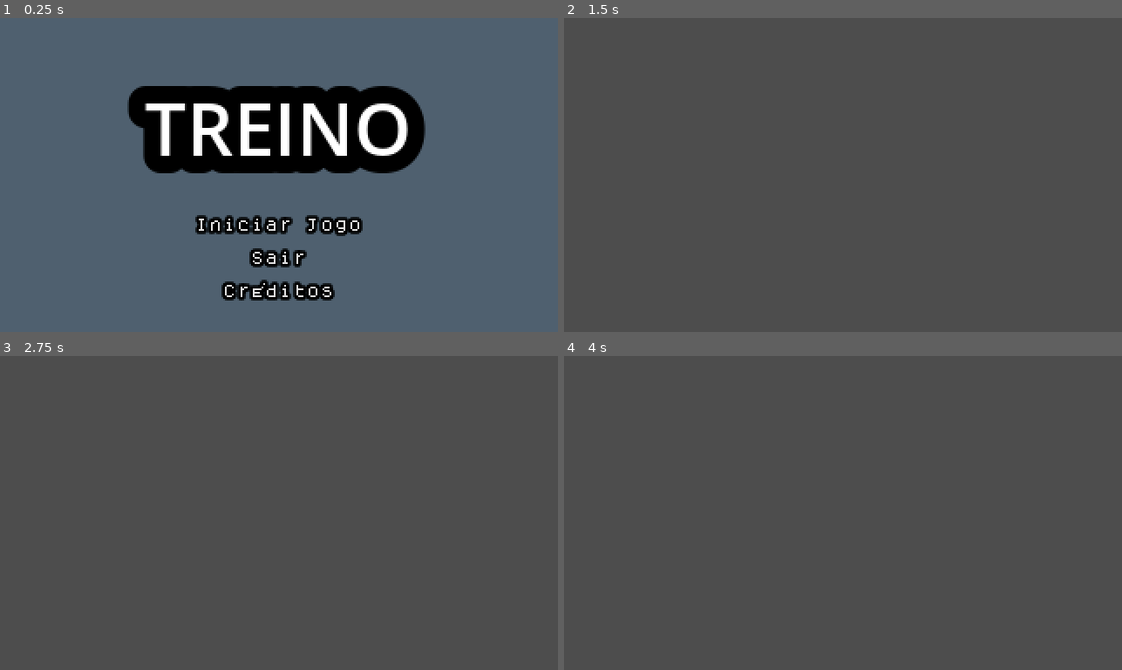
Above: before the commit, frames 1-4 (two rows, left to right).
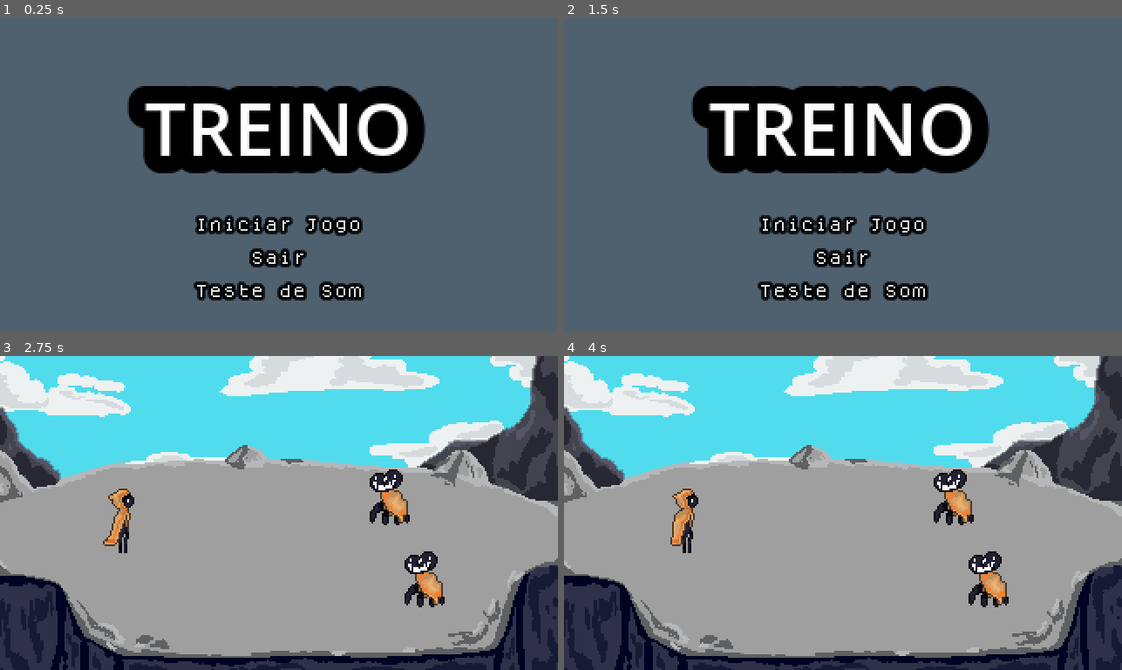
Above: after the commit, the same moments.

Repository: Kadu100C/Treino-jogo-de-turno-kjg
Game: Godot game, scene res://Scenes/tela_inicial.tscn
The game is run twice, just before and just after one commit, with the same random seed, the same clock (stepped at 60 frames per second) and the same inputs.
Inputs (mouse positions are in pixels of both pictures, inside the frame that each line leads up to):
- Up to frame 1 (0.25 s): no input
- Up to frame 2 (1.5 s): click "Créditos" (after the commit: "Teste de Som") at 0.5 s; click (843, 303) at 1.25 s, where only the run after the commit has a clickable "voltar"
- Up to frame 3 (2.75 s): click (279, 563) at 2 s, where only the run after the commit has a clickable "Iniciar Jogo"
- Up to frame 4 (4 s): no input

The runs differ from the first frame. In frame 1, 1.2% of the frame differs, in the area x 34-66%, y 83-90%; in frame 2, 99%, in the area x 0-100%, y 0-100%; in frame 3, 95%; in frame 4, 95%.

Commit message:
sprite do inimigo adicionado

Diff:
--- a/Scenes/I.tscn
+++ b/Scenes/I.tscn
@@ -210,6 +210,7 @@
 sprite_frames = SubResource("SpriteFrames_ghd1d")
 animation = &"idle"
 autoplay = "idle"
+frame_progress = 0.64409584
 
 [node name="CollisionShape2D" type="CollisionShape2D" parent="."]
 position = Vector2(0, 5)
--- a/Scenes/batalha.tscn
+++ b/Scenes/batalha.tscn
@@ -6,6 +6,7 @@
 [ext_resource type="PackedScene" uid="uid://o2ndio2d53ji" path="res://Scenes/I.tscn" id="4_w77qu"]
 [ext_resource type="Texture2D" uid="uid://d3ikbleewh4l7" path="res://Sprites/I sprite death.png" id="5_ieg8j"]
 [ext_resource type="PackedScene" uid="uid://cac4oai7s6ou2" path="res://Scenes/pause.tscn" id="6_u5k4c"]
+[ext_resource type="PackedScene" uid="uid://cqxklvbfyiakr" path="res://Scenes/inimigo.tscn" id="7_xkapm"]
 
 [node name="batalha" type="Node2D"]
 script = ExtResource("1_3fqmh")
@@ -21,13 +22,21 @@
 texture = ExtResource("3_h366l")
 
 [node name="I" parent="." instance=ExtResource("4_w77qu")]
-visible = false
 position = Vector2(70, 91)
 
 [node name="bruh" type="Sprite2D" parent="."]
+visible = false
 position = Vector2(74, 92)
 scale = Vector2(1.625, 1)
 texture = ExtResource("5_ieg8j")
 
+[node name="inimigos" type="Node" parent="."]
+
+[node name="inimigo2" parent="inimigos" instance=ExtResource("7_xkapm")]
+position = Vector2(221, 74)
+
+[node name="inimigo" parent="inimigos" instance=ExtResource("7_xkapm")]
+position = Vector2(241, 121)
+
 [node name="pause" parent="." instance=ExtResource("6_u5k4c")]
 visible = false
--- /dev/null
+++ b/Scenes/inimigo.tscn
@@ -0,0 +1,226 @@
+[gd_scene load_steps=31 format=3 uid="uid://cqxklvbfyiakr"]
+
+[ext_resource type="Texture2D" uid="uid://dkfllv8klojad" path="res://Sprites/inimigo sprite big shot-Sheet.png" id="1_1vr66"]
+[ext_resource type="Texture2D" uid="uid://bfljd48jjan5" path="res://Sprites/inimigo sprite idle-Sheet.png" id="1_nj8y5"]
+[ext_resource type="Texture2D" uid="uid://bubdkkw0sili7" path="res://Sprites/inimigo sprite damage-Sheet.png" id="2_qpp8r"]
+[ext_resource type="Texture2D" uid="uid://da77ns033cm28" path="res://Sprites/inimigo sprite morto-Sheet.png" id="3_fokg4"]
+[ext_resource type="Texture2D" uid="uid://bpwpej6ukt50w" path="res://Sprites/inimigo sprite attack-Sheet.png" id="5_gb7r5"]
+
+[sub_resource type="AtlasTexture" id="AtlasTexture_qpp8r"]
+atlas = ExtResource("1_1vr66")
+region = Rect2(0, 0, 48, 48)
+
+[sub_resource type="AtlasTexture" id="AtlasTexture_fokg4"]
+atlas = ExtResource("1_1vr66")
+region = Rect2(48, 0, 48, 48)
+
+[sub_resource type="AtlasTexture" id="AtlasTexture_gb7r5"]
+atlas = ExtResource("1_1vr66")
+region = Rect2(96, 0, 48, 48)
+
+[sub_resource type="AtlasTexture" id="AtlasTexture_lmfak"]
+atlas = ExtResource("1_1vr66")
+region = Rect2(0, 48, 48, 48)
+
+[sub_resource type="AtlasTexture" id="AtlasTexture_hquc0"]
+atlas = ExtResource("1_1vr66")
+region = Rect2(48, 48, 48, 48)
+
+[sub_resource type="AtlasTexture" id="AtlasTexture_77tmc"]
+atlas = ExtResource("1_1vr66")
+region = Rect2(96, 48, 48, 48)
+
+[sub_resource type="AtlasTexture" id="AtlasTexture_v1a2k"]
+atlas = ExtResource("1_1vr66")
+region = Rect2(0, 96, 48, 48)
+
+[sub_resource type="AtlasTexture" id="AtlasTexture_ar8p1"]
+atlas = ExtResource("1_1vr66")
+region = Rect2(48, 96, 48, 48)
+
+[sub_resource type="AtlasTexture" id="AtlasTexture_fads8"]
+atlas = ExtResource("2_qpp8r")
+region = Rect2(0, 0, 48, 48)
+
+[sub_resource type="AtlasTexture" id="AtlasTexture_w1nwj"]
+atlas = ExtResource("2_qpp8r")
+region = Rect2(48, 0, 48, 48)
+
+[sub_resource type="AtlasTexture" id="AtlasTexture_aooml"]
+atlas = ExtResource("2_qpp8r")
+region = Rect2(96, 0, 48, 48)
+
+[sub_resource type="AtlasTexture" id="AtlasTexture_cxpdy"]
+atlas = ExtResource("2_qpp8r")
+region = Rect2(144, 0, 48, 48)
+
+[sub_resource type="AtlasTexture" id="AtlasTexture_7gffb"]
+atlas = ExtResource("2_qpp8r")
+region = Rect2(192, 0, 48, 48)
+
+[sub_resource type="AtlasTexture" id="AtlasTexture_btvg8"]
+atlas = ExtResource("2_qpp8r")
+region = Rect2(240, 0, 48, 48)
+
+[sub_resource type="AtlasTexture" id="AtlasTexture_4o3fp"]
+atlas = ExtResource("3_fokg4")
+region = Rect2(0, 0, 48, 48)
+
+[sub_resource type="AtlasTexture" id="AtlasTexture_1vr66"]
+atlas = ExtResource("1_nj8y5")
+region = Rect2(0, 0, 48, 48)
+
+[sub_resource type="AtlasTexture" id="AtlasTexture_8p8dk"]
+atlas = ExtResource("1_nj8y5")
+region = Rect2(48, 0, 48, 48)
+
+[sub_resource type="AtlasTexture" id="AtlasTexture_ayero"]
+atlas = ExtResource("1_nj8y5")
+region = Rect2(96, 0, 48, 48)
+
+[sub_resource type="AtlasTexture" id="AtlasTexture_lbl86"]
+atlas = ExtResource("5_gb7r5")
+region = Rect2(0, 0, 48, 48)
+
+[sub_resource type="AtlasTexture" id="AtlasTexture_lly7b"]
+atlas = ExtResource("5_gb7r5")
+region = Rect2(48, 0, 48, 48)
+
+[sub_resource type="AtlasTexture" id="AtlasTexture_4lccv"]
+atlas = ExtResource("5_gb7r5")
+region = Rect2(96, 0, 48, 48)
+
+[sub_resource type="AtlasTexture" id="AtlasTexture_qxto5"]
+atlas = ExtResource("5_gb7r5")
+region = Rect2(0, 48, 48, 48)
+
+[sub_resource type="AtlasTexture" id="AtlasTexture_gntka"]
+atlas = ExtResource("5_gb7r5")
+region = Rect2(48, 48, 48, 48)
+
+[sub_resource type="SpriteFrames" id="SpriteFrames_qpp8r"]
+animations = [{
+"frames": [{
+"duration": 1.0,
+"texture": SubResource("AtlasTexture_qpp8r")
+}, {
+"duration": 1.0,
+"texture": SubResource("AtlasTexture_fokg4")
+}, {
+"duration": 1.0,
+"texture": SubResource("AtlasTexture_gb7r5")
+}, {
+"duration": 1.0,
+"texture": SubResource("AtlasTexture_lmfak")
+}, {
+"duration": 1.0,
+"texture": SubResource("AtlasTexture_hquc0")
+}, {
+"duration": 1.0,
+"texture": SubResource("AtlasTexture_77tmc")
+}, {
+"duration": 1.0,
+"texture": SubResource("AtlasTexture_v1a2k")
+}, {
+"duration": 1.0,
+"texture": SubResource("AtlasTexture_ar8p1")
+}, {
+"duration": 1.0,
+"texture": SubResource("AtlasTexture_qpp8r")
+}],
+"loop": false,
+"name": &"big_shot",
+"speed": 5.0
+}, {
+"frames": [{
+"duration": 1.0,
+"texture": SubResource("AtlasTexture_fads8")
+}, {
+"duration": 1.0,
+"texture": SubResource("AtlasTexture_w1nwj")
+}, {
+"duration": 1.0,
+"texture": SubResource("AtlasTexture_aooml")
+}, {
+"duration": 1.0,
+"texture": SubResource("AtlasTexture_cxpdy")
+}, {
+"duration": 1.0,
+"texture": SubResource("AtlasTexture_7gffb")
+}, {
+"duration": 1.0,
+"texture": SubResource("AtlasTexture_btvg8")
+}],
+"loop": false,
+"name": &"enemy_damge",
+"speed": 5.0
+}, {
+"frames": [{
+"duration": 1.0,
+"texture": SubResource("AtlasTexture_4o3fp")
+}],
+"loop": false,
+"name": &"enemy_death",
+"speed": 5.0
+}, {
+"frames": [{
+"duration": 1.0,
+"texture": SubResource("AtlasTexture_1vr66")
+}, {
+"duration": 1.0,
+"texture": SubResource("AtlasTexture_8p8dk")
+}, {
+"duration": 1.0,
+"texture": SubResource("AtlasTexture_ayero")
+}],
+"loop": true,
+"name": &"enemy_idle",
+"speed": 2.0
+}, {
+"frames": [{
+"duration": 1.0,
+"texture": SubResource("AtlasTexture_lbl86")
+}, {
+"duration": 1.0,
+"texture": SubResource("AtlasTexture_lly7b")
+}, {
+"duration": 1.0,
+"texture": SubResource("AtlasTexture_4lccv")
+}, {
+"duration": 1.0,
+"texture": SubResource("AtlasTexture_qxto5")
+}, {
+"duration": 1.0,
+"texture": SubResource("AtlasTexture_qxto5")
+}, {
+"duration": 1.0,
+"texture": SubResource("AtlasTexture_qxto5")
+}, {
+"duration": 1.0,
+"texture": SubResource("AtlasTexture_qxto5")
+}, {
+"duration": 1.0,
+"texture": SubResource("AtlasTexture_gntka")
+}, {
+"duration": 1.0,
+"texture": SubResource("AtlasTexture_lbl86")
+}],
+"loop": false,
+"name": &"little_shot",
+"speed": 5.0
+}]
+
+[sub_resource type="RectangleShape2D" id="RectangleShape2D_qpp8r"]
+size = Vector2(19, 31)
+
+[node name="inimigo" type="CharacterBody2D"]
+
+[node name="AnimatedSprite2D" type="AnimatedSprite2D" parent="."]
+sprite_frames = SubResource("SpriteFrames_qpp8r")
+animation = &"enemy_idle"
+autoplay = "enemy_idle"
+frame_progress = 0.21887
+
+[node name="CollisionShape2D" type="CollisionShape2D" parent="."]
+position = Vector2(1.5, 6.5)
+shape = SubResource("RectangleShape2D_qpp8r")
--- a/Scenes/tela_creditos.tscn
+++ b/Scenes/tela_creditos.tscn
@@ -1,3 +1,58 @@
-[gd_scene format=3 uid="uid://2bt885xob4r1"]
+[gd_scene load_steps=5 format=3 uid="uid://2bt885xob4r1"]
+
+[ext_resource type="Script" uid="uid://m1v131ld7cdo" path="res://Scripts/tela_creditos.gd" id="1_udj3c"]
+[ext_resource type="Texture2D" uid="uid://n2cfvpfdt1os" path="res://Sprites/apamton.jpg" id="2_bioan"]
+[ext_resource type="FontFile" uid="uid://bma8w7r6w3ixh" path="res://Fonts/dogica.ttf" id="3_0dl0q"]
+[ext_resource type="AudioStream" uid="uid://ble3fwbjnobtv" path="res://musicas e sons/NOW'S YOUR CHANCE TO BE A.mp3" id="4_bioan"]
 
 [node name="tela_creditos" type="CanvasLayer"]
+script = ExtResource("1_udj3c")
+
+[node name="Sprite2D" type="Sprite2D" parent="."]
+position = Vector2(170, 90.00001)
+scale = Vector2(1.811111, 0.85)
+texture = ExtResource("2_bioan")
+
+[node name="VBoxContainer" type="VBoxContainer" parent="."]
+anchors_preset = 15
+anchor_right = 1.0
+anchor_bottom = 1.0
+offset_top = 11.0
+grow_horizontal = 2
+grow_vertical = 2
+
+[node name="Label" type="Label" parent="VBoxContainer"]
+layout_mode = 2
+theme_override_constants/outline_size = 9
+theme_override_fonts/font = ExtResource("3_0dl0q")
+text = "Sim eu coloquei som
+nesse jogo n me
+pergunte o porque"
+horizontal_alignment = 1
+vertical_alignment = 1
+
+[node name="Button" type="Button" parent="."]
+anchors_preset = 7
+anchor_left = 0.5
+anchor_top = 1.0
+anchor_right = 0.5
+anchor_bottom = 1.0
+offset_left = -27.0
+offset_top = -31.0
+offset_right = 27.0
+grow_horizontal = 2
+grow_vertical = 0
+size_flags_horizontal = 4
+size_flags_vertical = 4
+theme_override_constants/outline_size = 9
+theme_override_fonts/font = ExtResource("3_0dl0q")
+text = "voltar"
+flat = true
+
+[node name="AudioStreamPlayer2D" type="AudioStreamPlayer2D" parent="."]
+stream = ExtResource("4_bioan")
+volume_db = 15.0
+autoplay = true
+parameters/looping = true
+
+[connection signal="pressed" from="Button" to="." method="_on_button_pressed"]
--- a/Scenes/tela_inicial.tscn
+++ b/Scenes/tela_inicial.tscn
@@ -52,7 +52,7 @@
 theme = ExtResource("2_pekxb")
 theme_override_constants/outline_size = 7
 theme_override_font_sizes/font_size = 8
-text = "Créditos"
+text = "Teste de Som"
 flat = true
 
 [node name="label_treino" type="Label" parent="."]
--- /dev/null
+++ b/Scripts/tela_creditos.gd
@@ -0,0 +1,11 @@
+extends CanvasLayer
+
+
+# Called when the node enters the scene tree for the first time.
+func _ready() -> void:
+	pass # Replace with function body.
+
+
+
+func _on_button_pressed() -> void:
+	get_tree().change_scene_to_file("res://Scenes/tela_inicial.tscn")
Not shown: 1 places in Scenes/batalha.tscn that only renumber resources
Not shown, added: Scripts/tela_creditos.gd.uid
Binary file added: Sprites/apamton.jpg
Not shown, added: Sprites/apamton.jpg.import
Binary file added: Sprites/inimigo sprite attack-Sheet.png
Not shown, added: Sprites/inimigo sprite attack-Sheet.png.import
Binary file added: Sprites/inimigo sprite big shot-Sheet.png
Not shown, added: Sprites/inimigo sprite big shot-Sheet.png.import
Binary file added: Sprites/inimigo sprite damage-Sheet.png
Not shown, added: Sprites/inimigo sprite damage-Sheet.png.import
Binary file added: Sprites/inimigo sprite idle-Sheet.png
Not shown, added: Sprites/inimigo sprite idle-Sheet.png.import
(and 5 more such lines)
